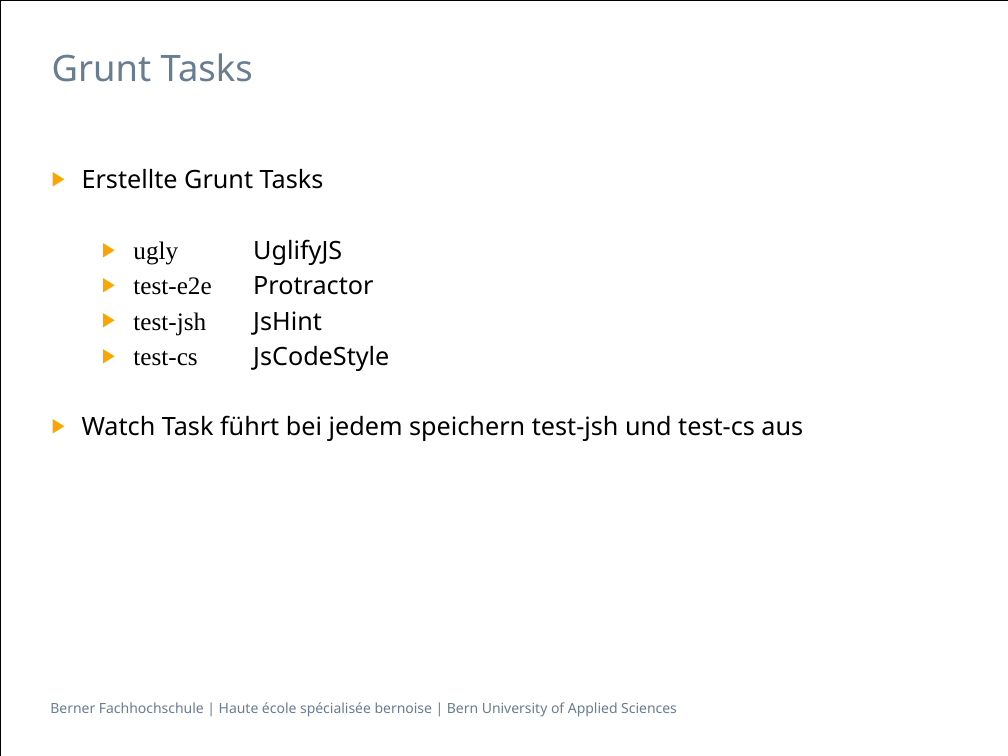
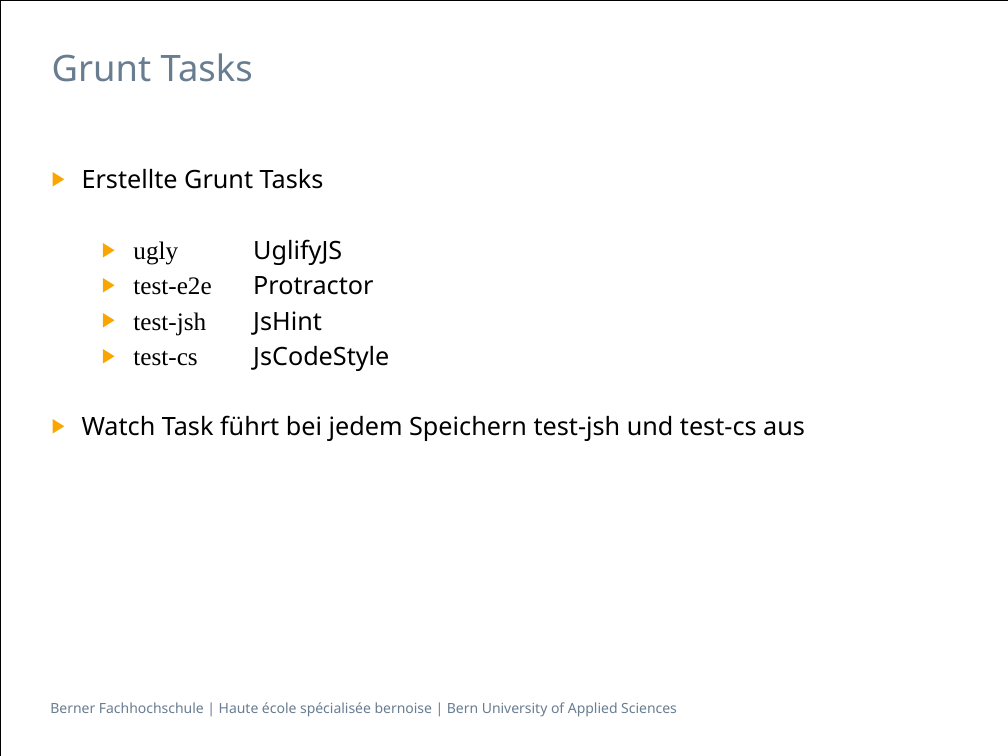
Before and after one commit to Franklin89/Zeiterfassung, a slide deck: slide 7 of Presentation/Präsentation Integrationsprojekt.pptx. Drawn at 1008x756 pixels with LibreOffice and Linux fonts; fonts in the diff are those of the drawing. Boxes give left, top, right and bottom in pixels: in the first picture for what was removed or moved away, otherwise in the second. Text is boxed around its words. In the diff, an @@ line names an element or a change of style, - is before the commit and + after.

Commit message:
Typos in Presentation

```diff
--- a/Presentation/Präsentation Integrationsprojekt.pptx
+++ b/Presentation/Präsentation Integrationsprojekt.pptx
@@ text at <box>82,415,805,441</box>: text changed @@
-▶ Watch Task führt bei jedem speichern test-jsh und test-cs aus
+▶ Watch Task führt bei jedem Speichern test-jsh und test-cs aus
```
Also in this commit, not shown: 1 other slide changed.
